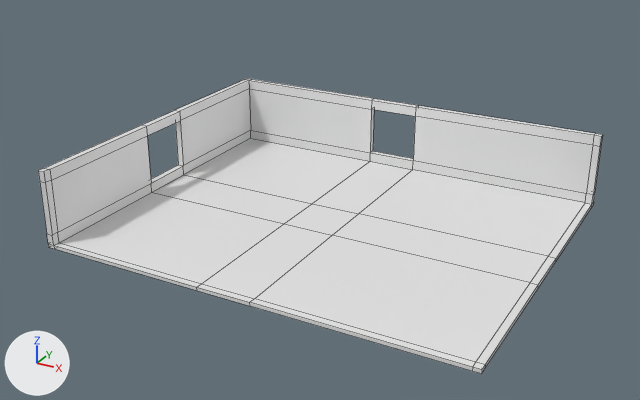
A saved change to the Blender file blender/Fitnessstudio.blend.
Before and after are seen from a 50 mm lens placed at (21.2, -50.0, 26.7), pointed at (-5.4, -1.5, 2.4). The lights are fixed; the arrows at lower left show +X, +Y and +Z. Mesh edges are drawn as thin lines.
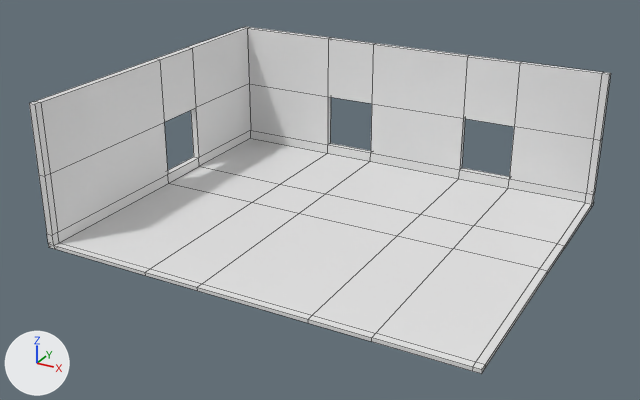
Location of each change, [x1, y1, x2, y2] in pixels of the pictures (640 x 400 px):
'Cube', reshaped (18% taller): before [38, 78, 602, 374]; after [29, 26, 611, 374]
part 1 of me_cube, built on: before [38, 78, 602, 342]; after [29, 26, 611, 342]

The change in detail:
me_cube is used by ob_cube; location (0.0, 0.0, 0.0).
me_cube had 132 vertices, 134 faces and spanned x -20.2..10.0, y -12.3..12.2, z 0.0..5.5.
me_cube now has 168 vertices, 172 faces and spans x -20.2..10.0, y -12.3..12.3, z 0.0..10.0.
Part 1, on me_cube:
10 vertices are removed from x -4.2, y -12.3..12.2, z 0.0..1.0.
45 faces are deleted.
16 vertices in x -20.2..10.0, y -2.0..2.0, z 0.0..1.0 move by (0.0, 2.1, 0.0).
12 vertices in x -20.2..10.0, y -12.3..12.2, z 5.5 move by (0.0, 0.0, 4.5).
12 vertices in x -20.2..10.0, y -12.3..12.2, z 4.8 move by (0.0, 0.0, 0.4).
4 vertices in x -20.2..-19.7, y -2.0..2.0, z 5.5 move by (0.0, 2.1, 4.5).
4 vertices in x -20.2..-19.7, y -2.0..2.0, z 4.8 move by (0.0, 2.1, 0.4).
4 vertices in x -20.2..10.0, y 2.0, z 0.2 move by (0.0, 2.1, 0.1).
16 vertices move from x -8.0..-4.2, y -2.0..12.2, z 0.0..5.5 to x -12.0..-8.0, y 0.1..12.2, z 0.0..10.0.
23 new vertices lie (7.7, 0.0, 0.0) away from vertices in x -19.7..-4.2, y -12.3..12.2, z 0.0..5.5.
10 new vertices lie (-5.8, 0.1, 0.0) away from vertices in x 9.5, y 11.7..12.2, z 0.0..5.5.
8 new vertices lie (-5.8, 0.0, 0.0) away from vertices in x 9.5, y -12.3..2.0, z 0.0..0.2.
5 new vertices lie (7.7, 0.1, 0.0) away from vertices in x -8.0..-4.2, y 11.7, z 0.0..5.5.
83 new faces join them.
